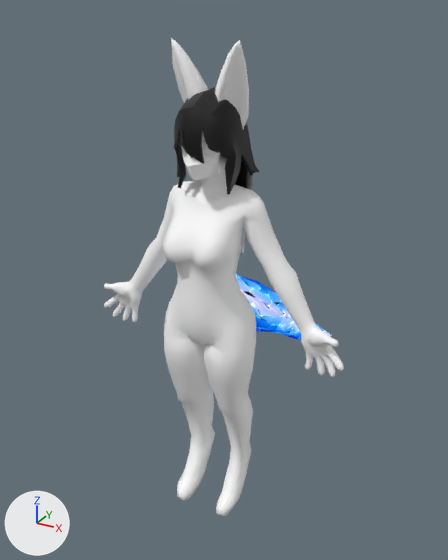
One commit to the glTF model assets/models/characters/ziel/Ziel.v6.1.glb: the scene before it, then after it.
Camera for both pictures: a 50 mm camera at (1.053, -1.822, 1.914) aimed at (-0.209, 0.472, 0.767). Lighting does not change. The marker at lower left points along +X, +Y and +Z. The older version comes first. Vertices at exactly the same position are counted once.

Script lines for the objects in view, before the commit:
```python
me_z_lowbody = bpy.data.meshes.new('Z_LowBody')
me_z_lowbody.from_pydata(...)  # 1565 vertices, 3100 faces; spans x -0.52..0.52, y -0.17..1.49, z -0.01..1.83
# faces by material slot: [2860, 240]
me_z_lowbody.materials.append(mat_material_001)
me_z_lowbody.materials.append(mat_mat_z_basecrystal)
me_z_lowhair = bpy.data.meshes.new('Z_LowHair')
me_z_lowhair.from_pydata(...)  # 366 vertices, 728 faces; spans x -0.152..0.147, y -0.145..0.183, z 0.987..1.674
me_z_lowhair.materials.append(mat_defaultmaterial)
ob_z_lowbody = bpy.data.objects.new('Z_LowBody', me_z_lowbody)
ob_z_lowbody.location = (0.0, 0.0, 0.0)
ob_z_lowhair = bpy.data.objects.new('Z_LowHair', me_z_lowhair)
ob_z_lowhair.location = (0.0, 0.0, 0.0)
```
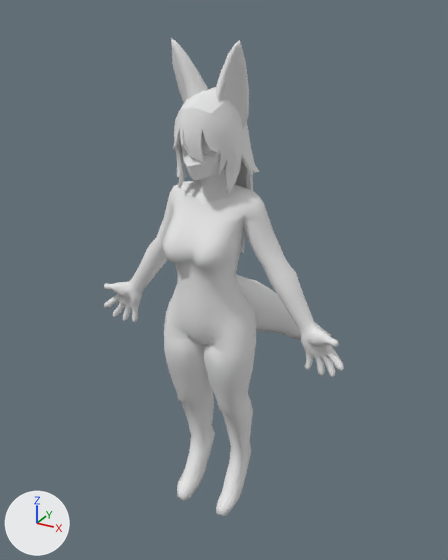
Location of each change, [x1, y1, x2, y2] in pixels of the pictures (448 x 560 px):
part 1 of me_z_lowbody, recoloured: [104, 38, 344, 516] in both
part 2 of me_z_lowbody, recoloured: [236, 273, 332, 340] in both
part 3 of me_z_lowhair, recoloured (black to white): [173, 87, 260, 253] in both

What changed in the scene script:
```text
Add mat_material_0_001:
    mat_material_0_001 = bpy.data.materials.new('Material_0.001')
    # nodes: BsdfPrincipled, Mix, OutputMaterial, VertexColor
    # colours: white #e7e7e7, mixed with the vertex colours
Change me_z_lowbody:
    where me_z_lowbody.from_pydata(...)  # 1565 vertices, 3100 faces; spans x -0.52..0.52, y -0.17..1.49, z -0.01..1.83
    used by ob_z_lowbody; location = (0.0, 0.0, 0.0)
    me_z_lowbody part 1: 2860 faces spanning x -0.52..0.52, y -0.17..0.14, z -0.01..1.83 switch from mat_material_001 to mat_material_0_001
    me_z_lowbody part 2: 240 faces spanning x -0.1..0.1, y -0.03..1.49, z 0.05..1.13 switch from mat_mat_z_basecrystal to mat_material_0_001
Change me_z_lowhair:
    where me_z_lowhair.from_pydata(...)  # 366 vertices, 728 faces; spans x -0.152..0.147, y -0.145..0.183, z 0.987..1.674
    used by ob_z_lowhair; location = (0.0, 0.0, 0.0)
    me_z_lowhair part 3: 726 faces centred in x -0.146..0.142, y -0.139..0.171, z 1.001..1.665 are repainted in the vertex colours; the middle colour goes from black #000000 to white #ffffff
```
